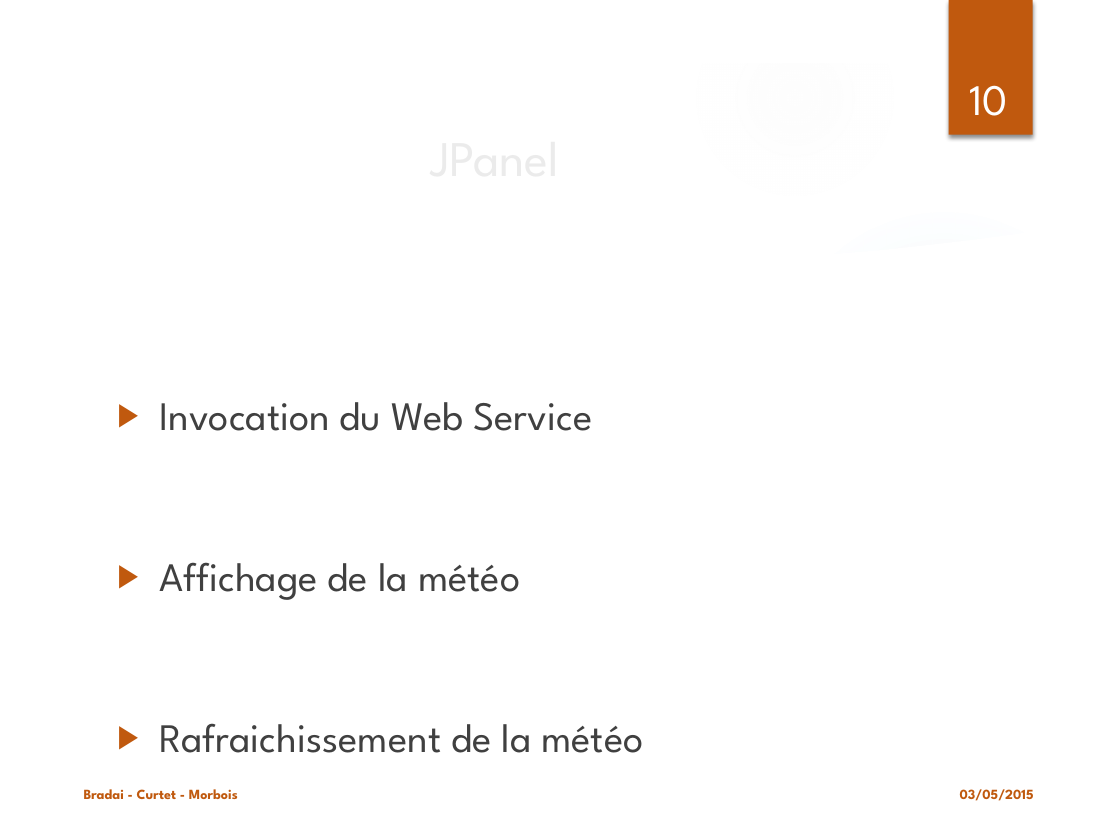
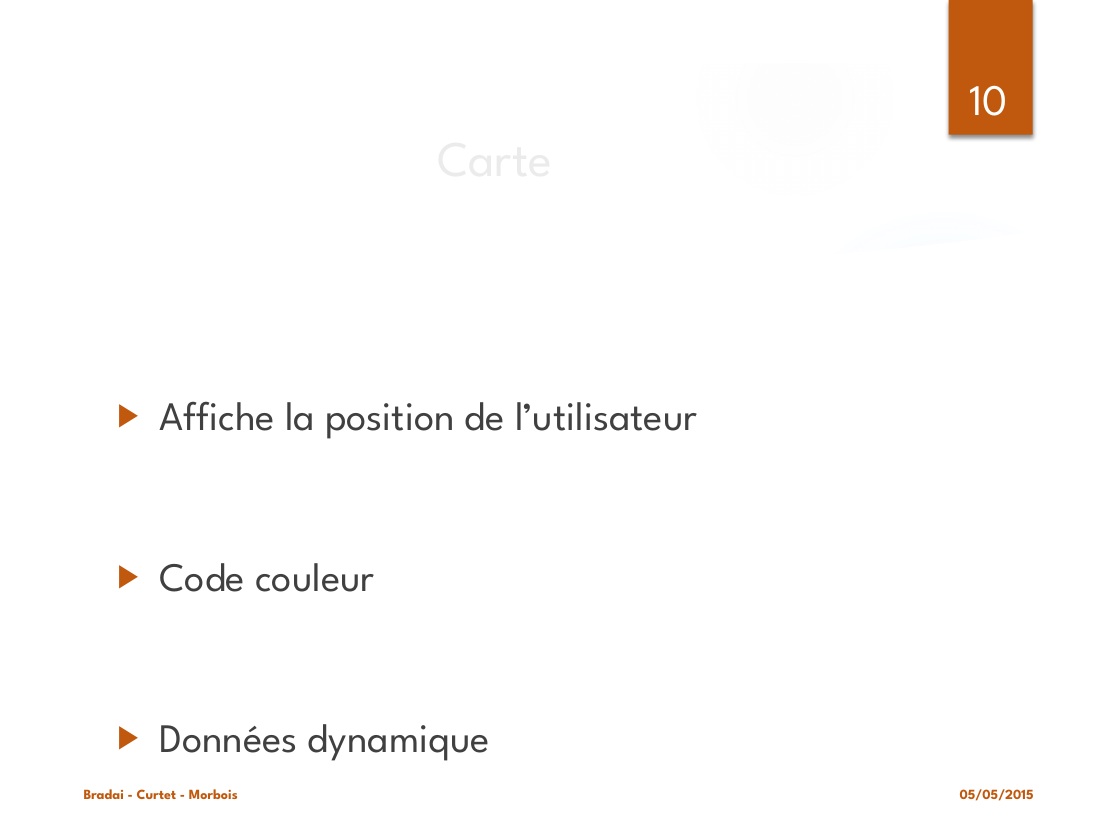
Before and after one commit to haithambradai/archi-velo, a slide deck: slide 10 of Projet ArchiWeb.pptx. Drawn at 1120x840 pixels with LibreOffice and Linux fonts; fonts in the diff are those of the drawing; background and template pictures are left out. Boxes give left, top, right and bottom in pixels: in the first picture for what was removed or moved away, otherwise in the second. Text is boxed around its words. In the diff, an @@ line names an element or a change of style, - is before the commit and + after.

```diff
--- a/Projet ArchiWeb.pptx
+++ b/Projet ArchiWeb.pptx
@@ title at box(106, 113, 884, 200): text changed @@
-JPanel
+Carte
@@ text at box(159, 401, 697, 761): text changed @@
-▶ Invocation du Web Service
-▶ Affichage de la météo
-▶ Rafraichissement de la météo
+▶ Affiche la position de l’utilisateur
+▶ Code couleur
+▶ Données dynamique
@@ text at box(960, 789, 1034, 801): text changed @@
-03/05/2015
+05/05/2015
```
Also in this commit, not shown: 12 other slides changed.
